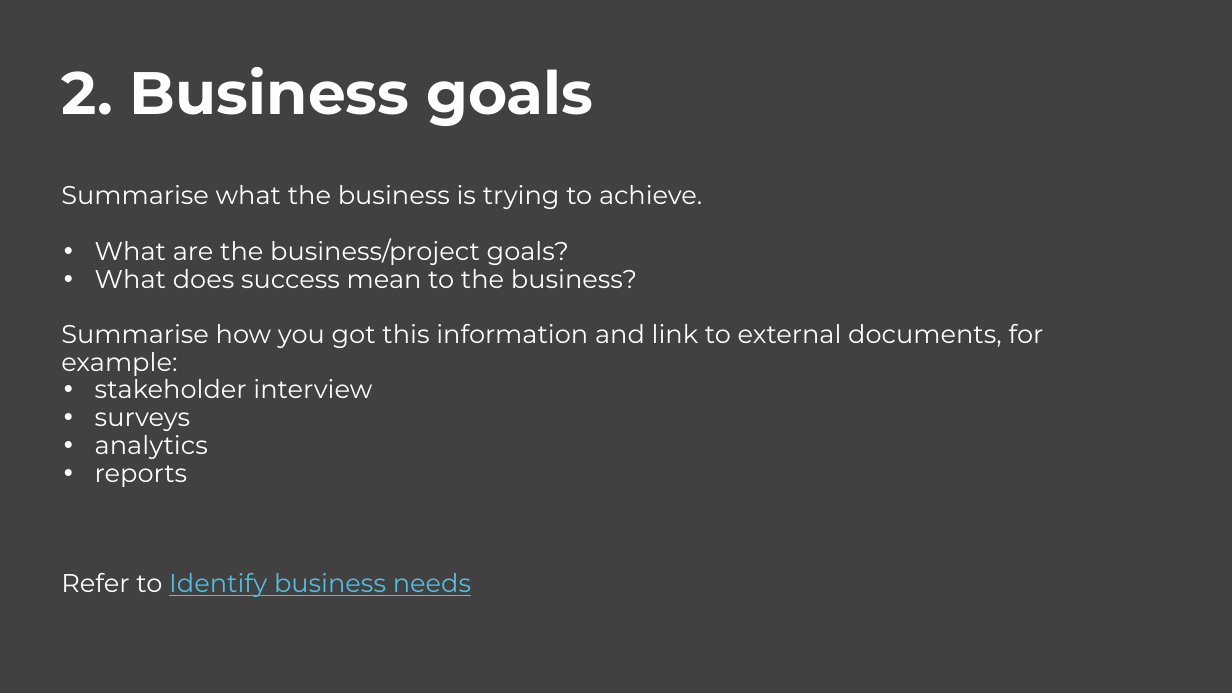
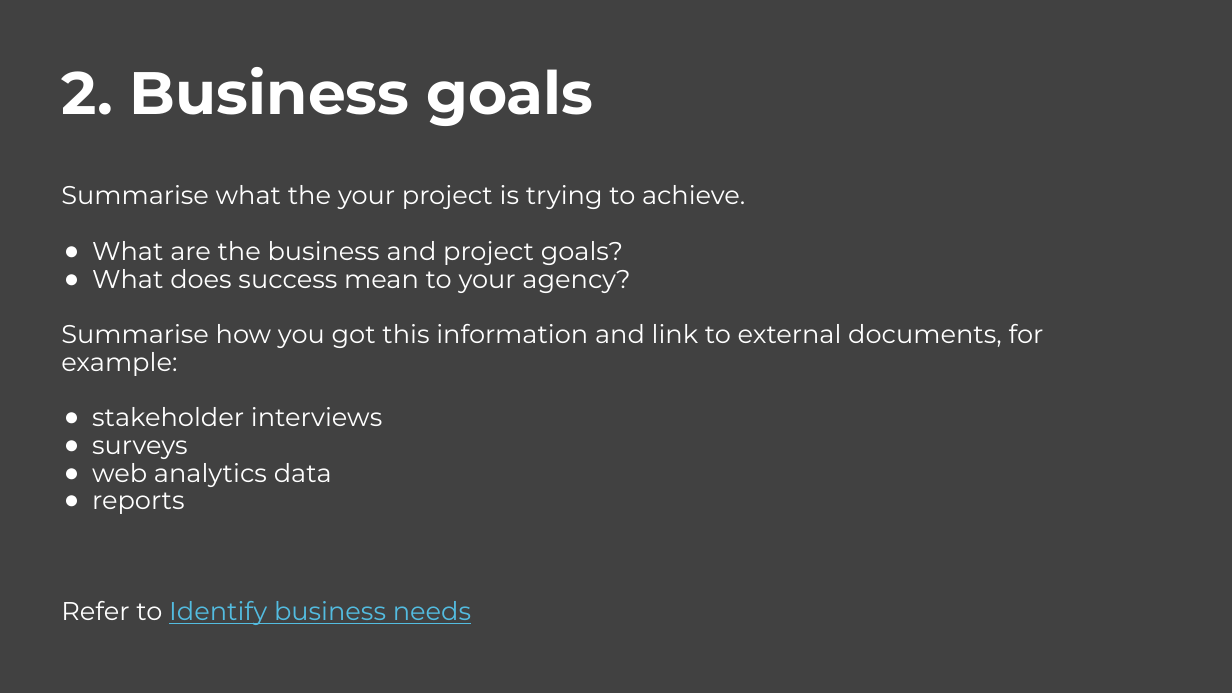
Before and after one commit to govau/service-manual, a slide deck: slide 7 of assets/files/content-strategy/content-strategy-template.pptx (slide 6 before the commit). Drawn at 1232x693 pixels with LibreOffice and Linux fonts; fonts in the diff are those of the drawing; background and template pictures are left out. Boxes give left, top, right and bottom in pixels: in the first picture for what was removed or moved away, otherwise in the second. Text is boxed around its words. In the diff, an @@ line names an element or a change of style, - is before the commit and + after.

```diff
--- a/assets/files/content-strategy/content-strategy-template.pptx
+++ b/assets/files/content-strategy/content-strategy-template.pptx
@@ title at bbox=[61, 185, 745, 293]: text changed @@
-Summarise what the business is trying to achieve.
-• What are the business/project goals?
-• What does success mean to the business?
+Summarise what the your project is trying to achieve.
+● What are the business and project goals?
+● What does success mean to your agency?
@@ title at bbox=[92, 407, 383, 426]: text changed @@
-• stakeholder interview
+● stakeholder interviews
@@ title at bbox=[92, 440, 188, 514]: bullet • to ● @@
@@ title at bbox=[92, 457, 332, 487]: text changed @@
-• analytics
+● web analytics data
```
Also in this commit, not shown: 11 other slides changed, 6 slides added, 4 other files.
